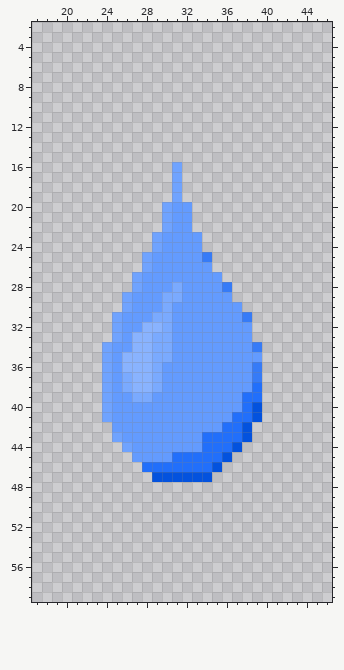
A pixel-art sprite gets an edit: Assets/Sprites/water.png. Above is the file before it was changed.
The file is 256x252 pixels, drawn in blocks of 4x4; one block is one cell here. Shown: x 17..46, y 2..59.
The result:
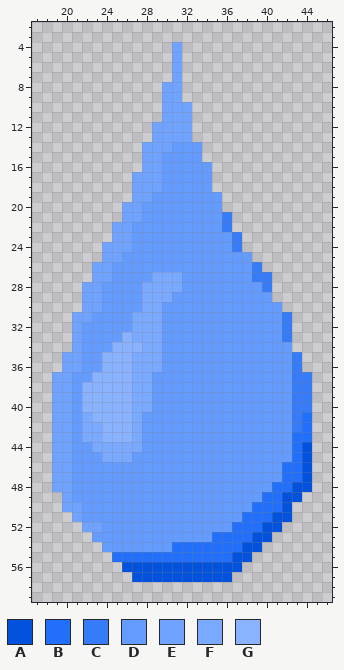
Palette (. is transparent): A #0352de  B #216ffb  C #367bf7  D #639bff  E #6fa3ff  F #7aaaff  G #89b3ff
Diff:
@@ x 17..46 @@
  3 ..............................
- 4 ..............................
- 5 ..............................
- 6 ..............................
- 7 ..............................
- 8 ..............................
- 9 ..............................
-10 ..............................
-11 ..............................
-12 ..............................
-13 ..............................
-14 ..............................
-15 ..............................
-16 ..............E...............
-17 ..............E...............
-18 ..............E...............
-19 ..............E...............
-20 .............EDD..............
-21 .............EDD..............
-22 .............EDD..............
-23 ............EDDDD.............
-24 ............EDDDD.............
-25 ...........EDDDDDC............
-26 ...........EDDDDDD............
-27 ..........EDDDDDDDD...........
-28 ..........EDDDFDDDDC..........
-29 .........EDDDFFDDDDD..........
-30 .........EDDDFDDDDDDD.........
-31 ........EDDDFFDDDDDDDC........
-32 ........EDDGGFDDDDDDDD........
-33 ........EDGGFFDDDDDDDD........
-34 .......EDDGGFFDDDDDDDDC.......
-35 .......EDGGGFFDDDDDDDDD.......
-36 .......EDGGGFDDDDDDDDDC.......
-37 .......EDFGGFDDDDDDDDDC.......
-38 .......EDFGGFDDDDDDDDDB.......
-39 .......EDDFFDDDDDDDDDBB.......
-40 .......EDDDDDDDDDDDDDBA.......
-41 .......EDDDDDDDDDDDDBBA.......
-42 ........DDDDDDDDDDDBBA........
-43 ........EDDDDDDDDBBBBA........
-44 .........EDDDDDDDBBBA.........
-45 ..........DDDDBBBBBA..........
-46 ...........BBBBBBBA...........
-47 ............AAAAAA............
-48 ..............................
-49 ..............................
-50 ..............................
-51 ..............................
-52 ..............................
-53 ..............................
-54 ..............................
-55 ..............................
-56 ..............................
-57 ..............................
+ 4 ..............E...............
+ 5 ..............E...............
+ 6 ..............E...............
+ 7 ..............E...............
+ 8 .............EE...............
+ 9 .............EE...............
+10 .............EEE..............
+11 .............EEE..............
+12 ............EEEE..............
+13 ............EEEE..............
+14 ...........EEEDDD.............
+15 ...........EEDDDD.............
+16 ...........EEDDDDD............
+17 ..........EEEDDDDD............
+18 ..........EEEDDDDD............
+19 ..........EEDDDDDDD...........
+20 .........EEDDDDDDDD...........
+21 .........EEDDDDDDDDC..........
+22 ........EEDDDDDDDDDC..........
+23 ........EEDDDDDDDDDDC.........
+24 .......EEEDDDDDDDDDDC.........
+25 .......EEDDDDDDDDDDDDD........
+26 ......EEDDDDDDDDDDDDDDC.......
+27 ......EEDDDDFFFDDDDDDDCC......
+28 .....EEDDDDFFFFDDDDDDDDC......
+29 .....EEDDDDFFFDDDDDDDDDD......
+30 .....EEDDDDFFDDDDDDDDDDDD.....
+31 ....EEDDDDFFFDDDDDDDDDDDDC....
+32 ....EDDDDDFFFDDDDDDDDDDDDC....
+33 ....EDDDDGFFFDDDDDDDDDDDDC....
+34 ....EDDDGGGFFDDDDDDDDDDDDD....
+35 ...EEDDGGGFFFDDDDDDDDDDDDDC...
+36 ...EEDDGGGFFFDDDDDDDDDDDDDC...
+37 ..EEDDGGGGFFDDDDDDDDDDDDDDCC..
+38 ..EEDGGGGGFFDDDDDDDDDDDDDDCC..
+39 ..EEDGGGGGFFDDDDDDDDDDDDDDCC..
+40 ..EEDGGGGGFFDDDDDDDDDDDDDDCC..
+41 ..EEDFGGGGFDDDDDDDDDDDDDDDCB..
+42 ..EEDFFGGGFDDDDDDDDDDDDDDDCB..
+43 ..EEDFFGGGFDDDDDDDDDDDDDDDBB..
+44 ..EEDDFFFFFDDDDDDDDDDDDDDDBA..
+45 ..EEDDDFFFDDDDDDDDDDDDDDDDBA..
+46 ..EEDDDDDDDDDDDDDDDDDDDDDBBA..
+47 ..EEDDDDDDDDDDDDDDDDDDDDDBBA..
+48 ..EEDDDDDDDDDDDDDDDDDDDDBBAA..
+49 ...EDDDDDDDDDDDDDDDDDDDBBAA...
+50 ...EEDDDDDDDDDDDDDDDDDBBBA....
+51 ....EDDDDDDDDDDDDDDDDBBBAA....
+52 .....EEDDDDDDDDDDDDDBBBAA.....
+53 ......DDDDDDDDDDDDBBBBAA......
+54 .......DDDDDDDBBBBBBBAA.......
+55 ........BBBBBBBBBBBBAA........
+56 .........AAAAAAAAAAAA.........
+57 ..........AAAAAAAAAA..........
 58 ..............................
Where, in picture pixels (left, top, right, bottom), the same in both pictures:
changed: (52, 42, 312, 582)
